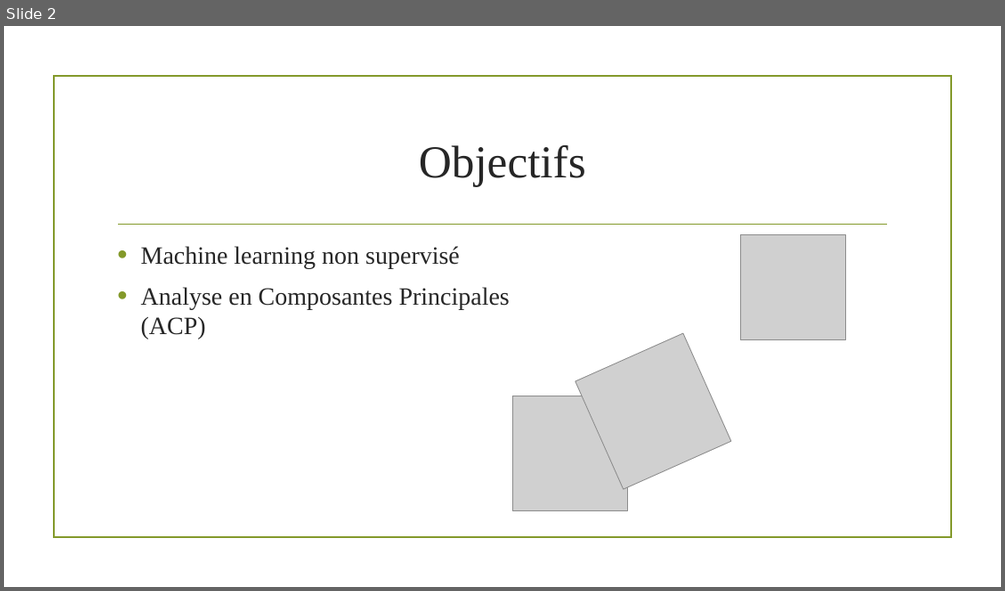
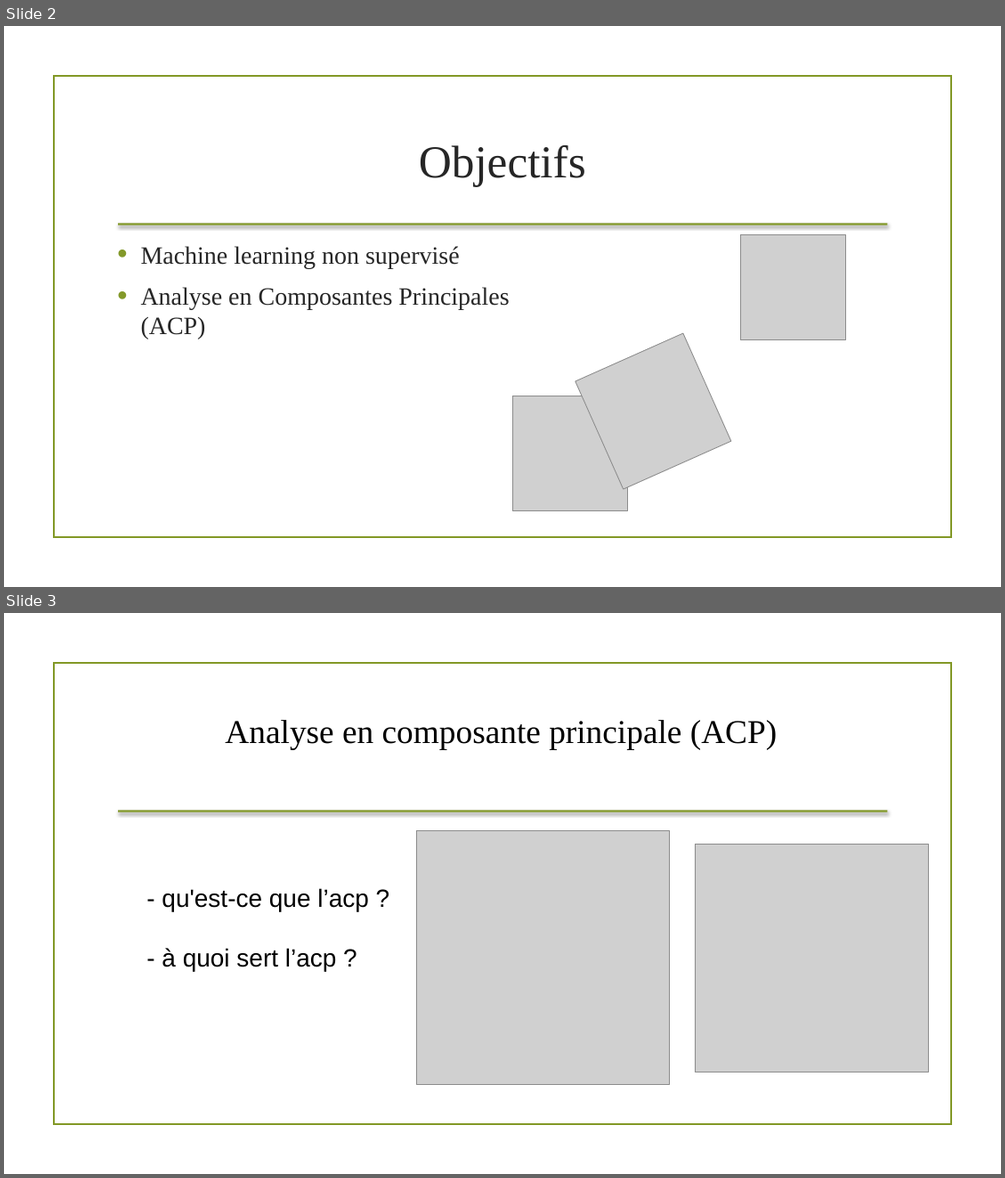
Before and after one commit to jtranchat/ML_HUB_HOUSE, a slide deck: ml/Initiation Machine Learning &ACP.pptx. Shown one above the other, each under a label of ours: slide 2 before the commit, slides 2 and 3 after it. The pictures are 1005x591 and 1005x1178 pixels, drawn with LibreOffice and Linux fonts; fonts in the diff are those of the drawing; grey boxes stand for pictures; background and template pictures are left out. Boxes give left, top, right and bottom in pixels: in the first picture for what was removed or moved away, otherwise in the second. Text is boxed around its words. In the diff, an @@ line names an element or a change of style, - is before the commit and + after.

```diff
--- a/ml/Initiation Machine Learning &ACP.pptx
+++ b/ml/Initiation Machine Learning &ACP.pptx
@@ slide 3 added at (x1=4, y1=613, x2=1001, y2=1174), background picture (left out); not listed: 2 template elements that a slide beside it also shows @@
@@ text added at (x1=225, y1=720, x2=777, y2=750), 32 pt, text #000000 @@
+Analyse en composante principale (ACP)
@@ picture added at (x1=416, y1=831, x2=670, y2=1084) @@
@@ picture added at (x1=695, y1=844, x2=928, y2=1072) @@
@@ text added at (x1=162, y1=888, x2=369, y2=972), 24 pt, text #000000 @@
+- qu'est-ce que l’acp ?
+- à quoi sert l’acp ?
@@ slide 2 changed as well @@
@@ rectangle at (x1=53, y1=76, x2=951, y2=538): outline #83992A 1.25 pt to #829826 1.25 pt @@
@@ line (119, 224) - (887, 224): stroke #83992A 1.25 pt to #83992A 2 pt @@
```
Also in this commit, not shown: 4 other slides changed.
